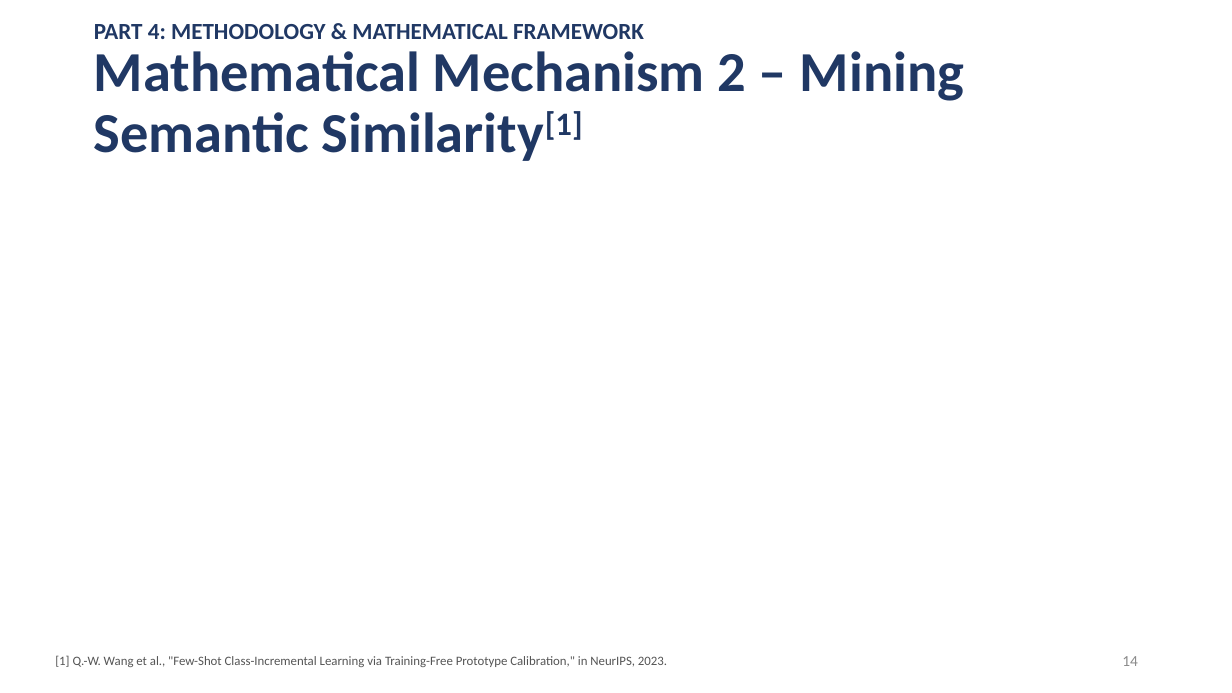
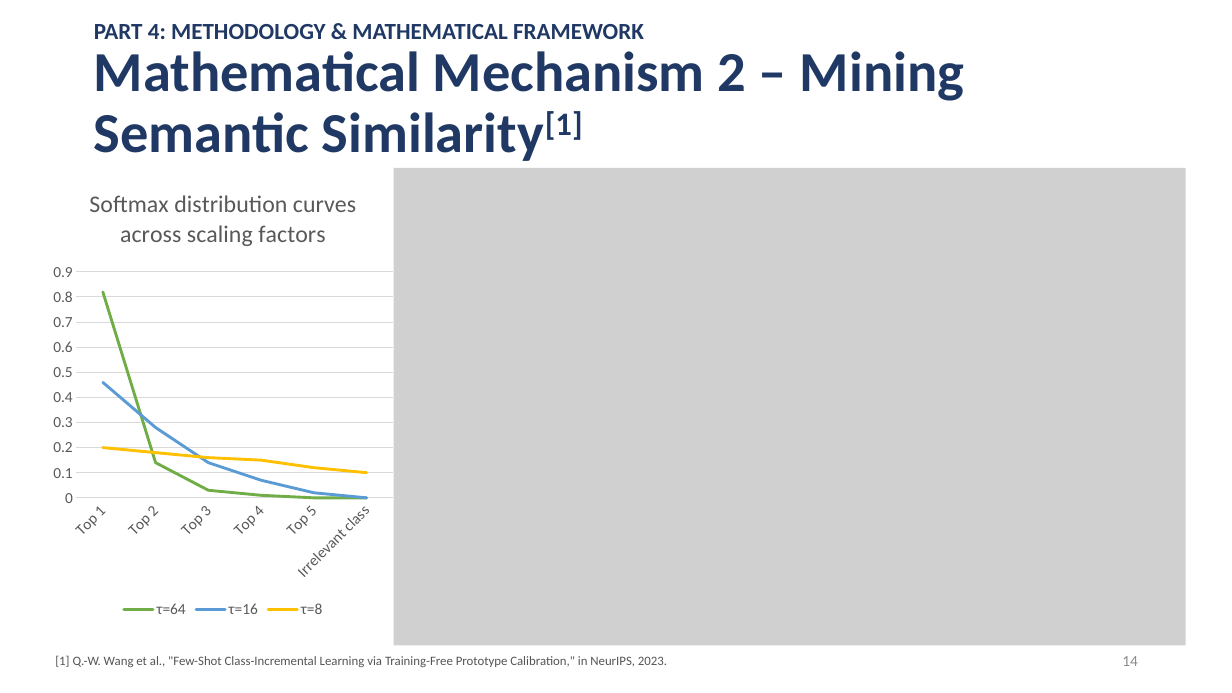
Before and after one commit to famevease/Intro2ML_Adopt-ML-paper, a slide deck: slide 14 of slides/presentation_v1.pptx. Drawn at 1232x693 pixels with LibreOffice and Linux fonts; fonts in the diff are those of the drawing; grey boxes stand for pictures. Boxes give left, top, right and bottom in pixels: in the first picture for what was removed or moved away, otherwise in the second. Text is boxed around its words. In the diff, an @@ line names an element or a change of style, - is before the commit and + after.

```diff
--- a/slides/presentation_v1.pptx
+++ b/slides/presentation_v1.pptx
@@ line chart added at (x1=46, y1=171, x2=400, y2=623) @@
+title "Softmax distribution curves across scaling factors "
+categories: Top 1, Top 2, Top 3, Top 4, Top 5, Irrelevant class
+τ=64: 0.82, 0.14, 0.03, 0.01, 0, 0
+τ=16: 0.46, 0.28, 0.14, 0.07, 0.02, 0
+τ=8: 0.2, 0.18, 0.16, 0.15, 0.12, 0.1
@@ picture added at (x1=394, y1=168, x2=1186, y2=646) @@
```
Also in this commit, not shown: 2 slides added, 4 other files.
